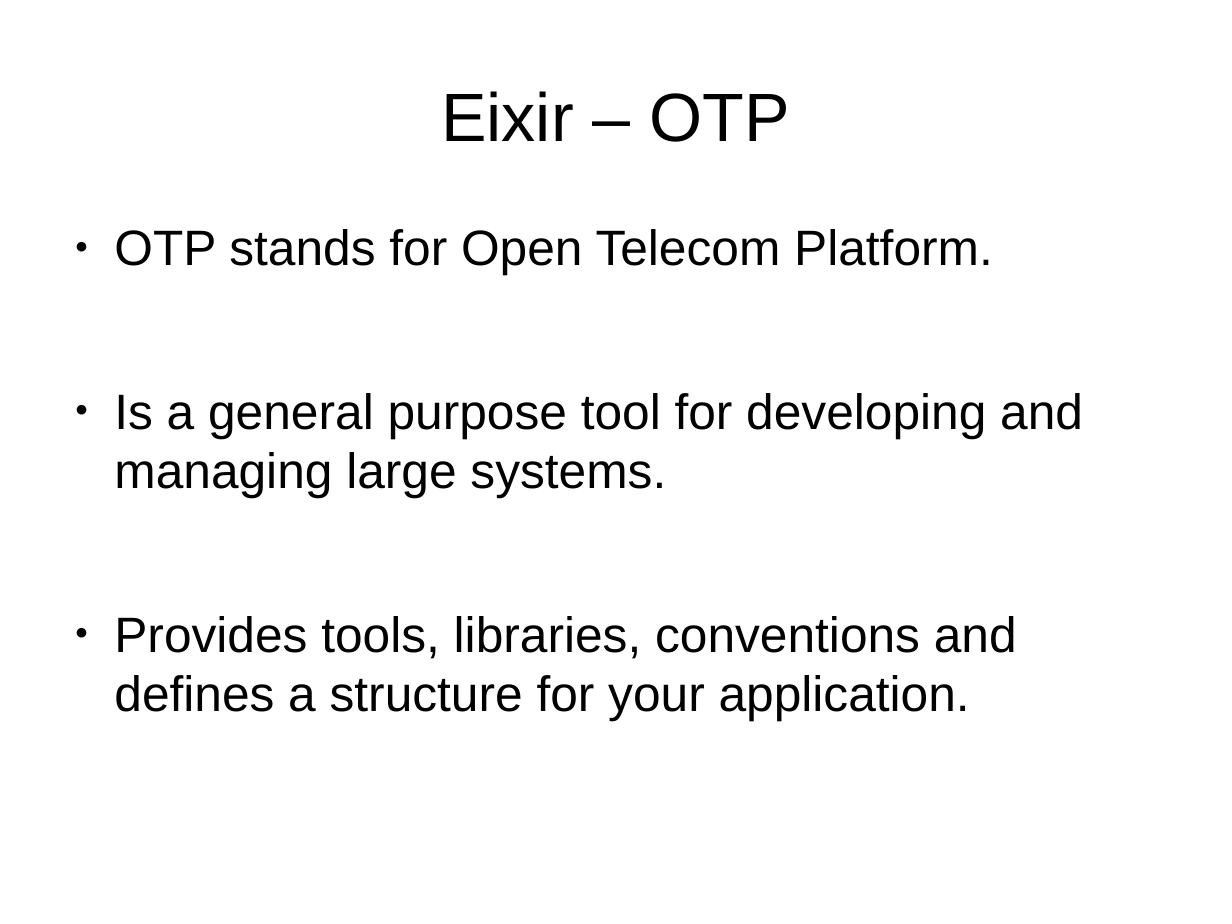
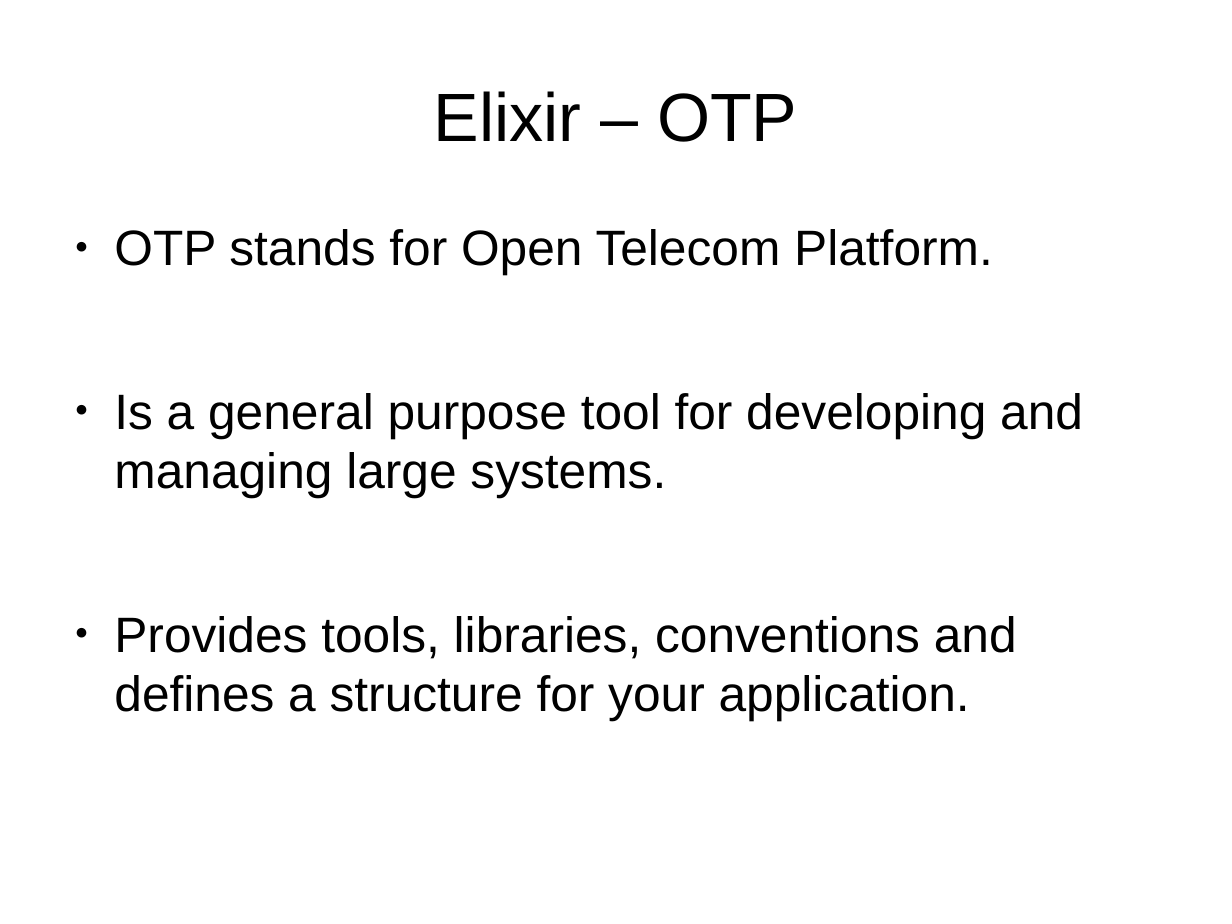
Before and after one commit to ramortegui/talks, a slide deck: slide 3 of elixir-otp-basics.odp. Drawn at 1232x924 pixels with LibreOffice and Linux fonts; fonts in the diff are those of the drawing. Boxes give left, top, right and bottom in pixels: in the first picture for what was removed or moved away, otherwise in the second. Text is boxed around its words. In the diff, an @@ line names an element or a change of style, - is before the commit and + after.

Commit message:
Fix typo on title.

```diff
--- a/elixir-otp-basics.odp
+++ b/elixir-otp-basics.odp
@@ title at bbox=[434, 91, 797, 142]: text changed @@
-Eixir – OTP
+Elixir – OTP
```
Also in this commit, not shown: 22 other slides changed.
